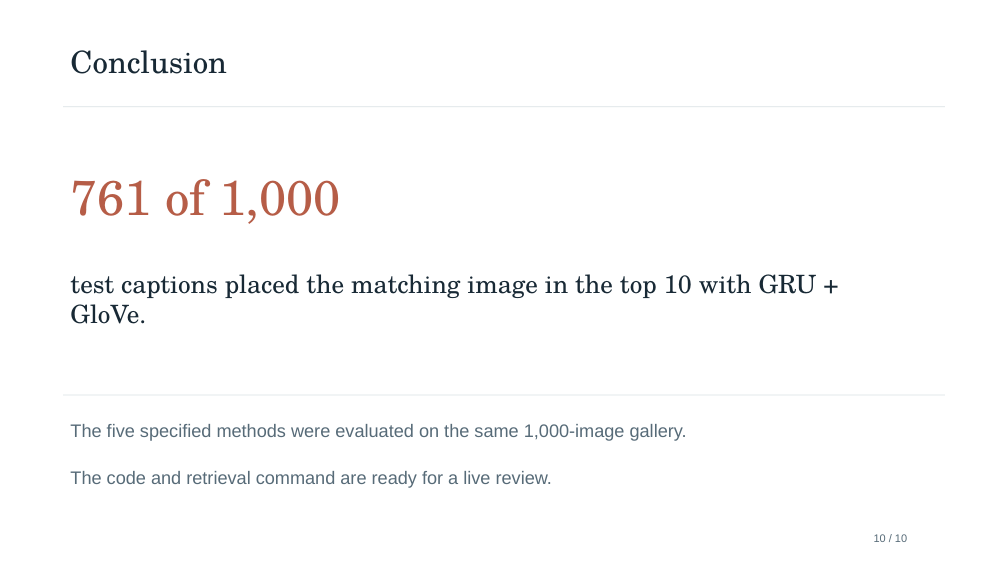
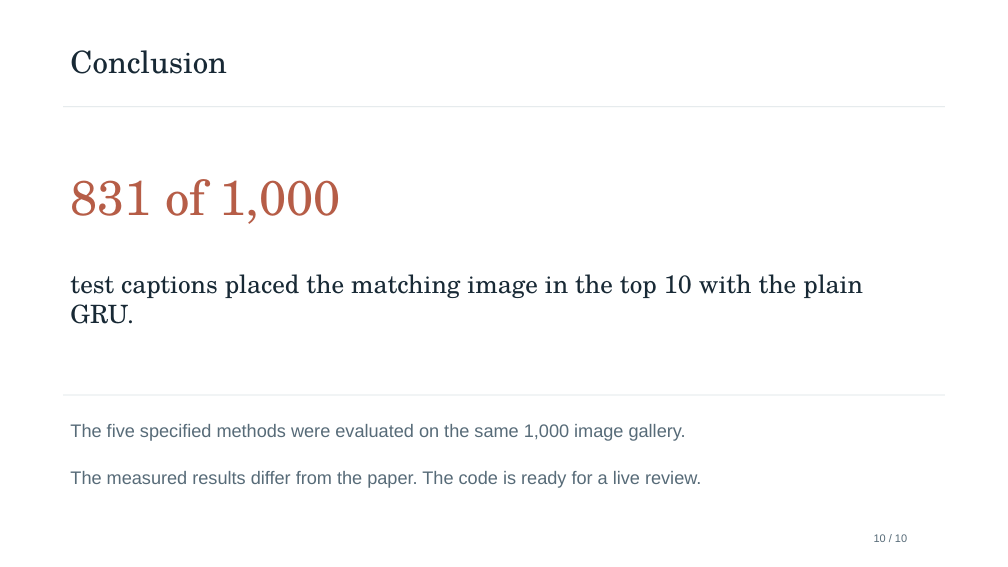
Before and after one commit to kishansaaai/ML_PROJECT, a slide deck: slide 10 of ML_PROJECT_review.pptx. Drawn at 1008x567 pixels with LibreOffice and Linux fonts; fonts in the diff are those of the drawing. Boxes give left, top, right and bottom in pixels: in the first picture for what was removed or moved away, otherwise in the second. Text is boxed around its words. In the diff, an @@ line names an element or a change of style, - is before the commit and + after.

Commit message:
Publish verified full source fidelity results and final project documents

```diff
--- a/ML_PROJECT_review.pptx
+++ b/ML_PROJECT_review.pptx
@@ text at [70,179,340,224]: text changed @@
-761 of 1,000
+831 of 1,000
@@ text at [70,274,863,324]: text changed @@
-test captions placed the matching image in the top 10 with GRU + GloVe.
+test captions placed the matching image in the top 10 with the plain GRU.
@@ text at [70,424,686,441]: text changed @@
-The five specified methods were evaluated on the same 1,000-image gallery.
+The five specified methods were evaluated on the same 1,000 image gallery.
@@ text at [70,471,701,488]: text changed @@
-The code and retrieval command are ready for a live review.
+The measured results differ from the paper. The code is ready for a live review.
```
Also in this commit, not shown: 8 other slides changed, 9 other files.
